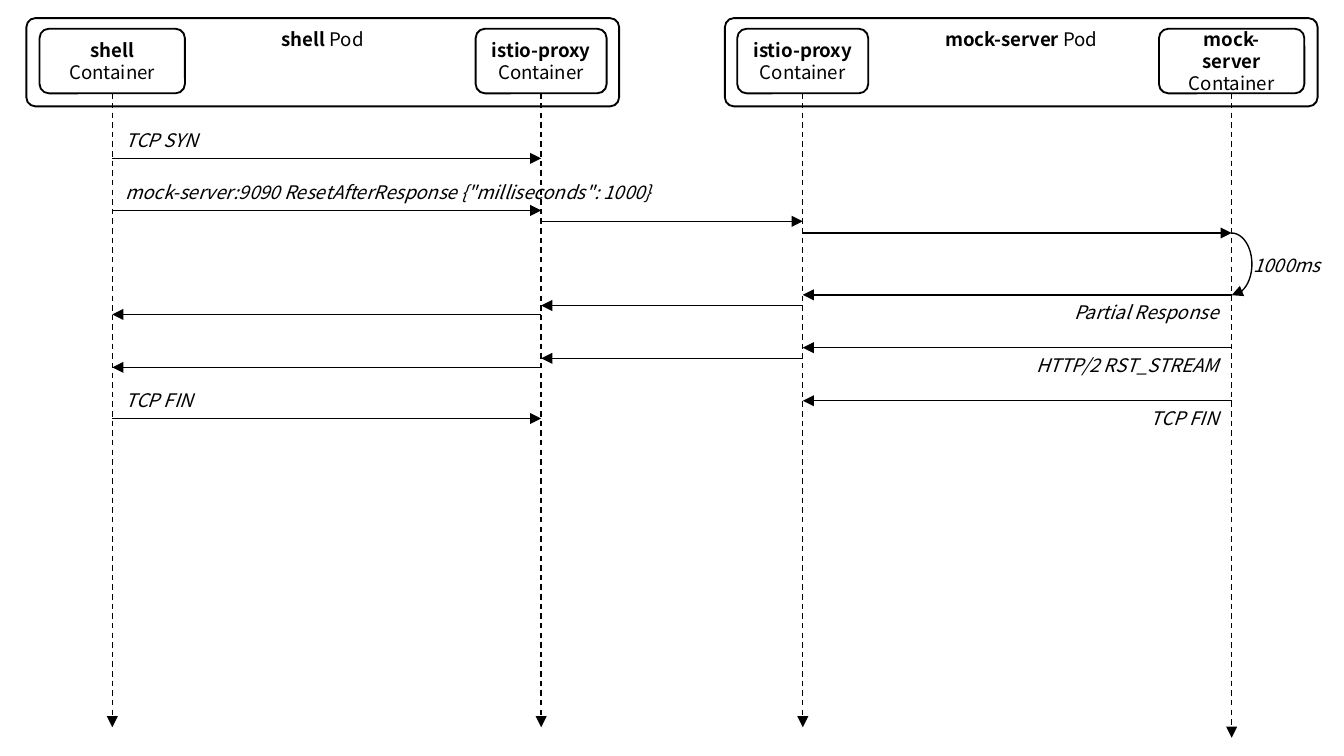
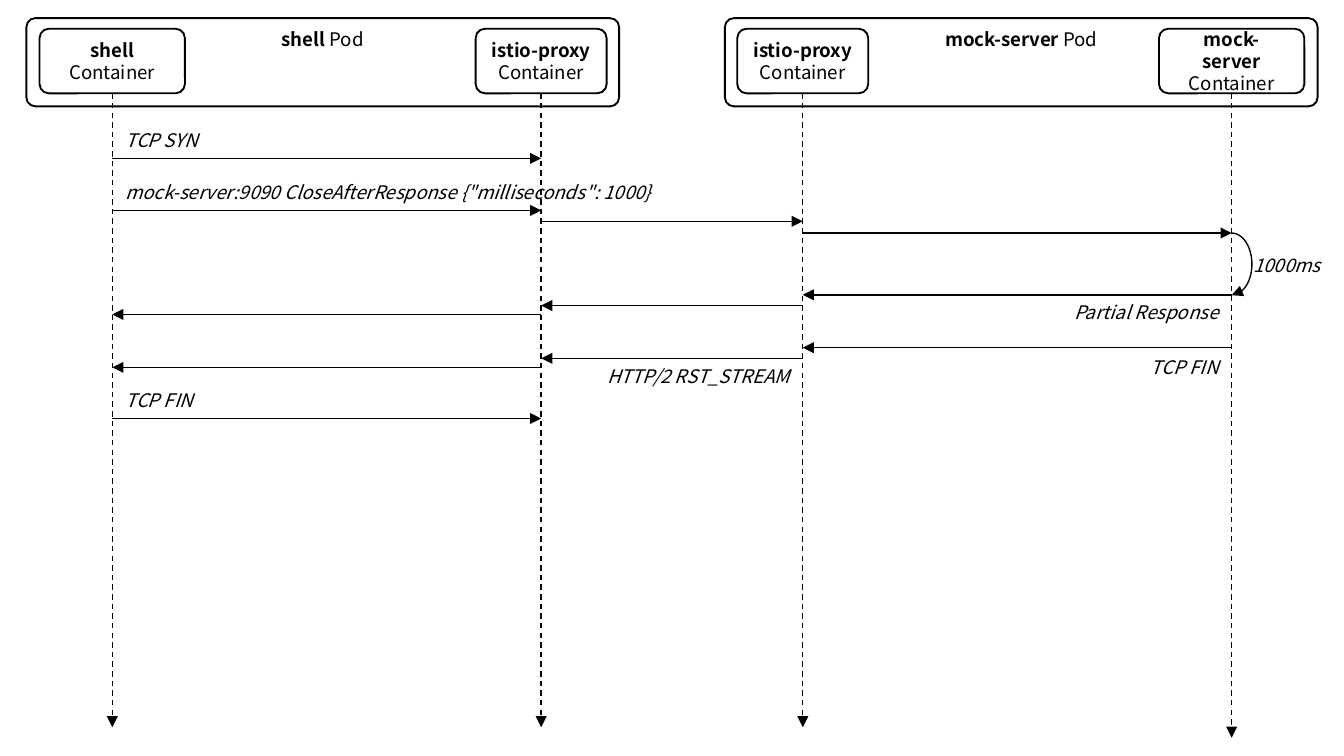
Before and after one commit to ssup2/blog-software, a slide deck: slide 28 of content/docs/theory-analysis/istio-sidecar-proxy-access-log/images/images.pptx (slide 23 before the commit). Drawn at 1344x756 pixels with LibreOffice and Linux fonts; fonts in the diff are those of the drawing. Boxes give left, top, right and bottom in pixels: in the first picture for what was removed or moved away, otherwise in the second. Text is boxed around its words. In the diff, an @@ line names an element or a change of style, - is before the commit and + after.

```diff
--- a/content/docs/theory-analysis/istio-sidecar-proxy-access-log/images/images.pptx
+++ b/content/docs/theory-analysis/istio-sidecar-proxy-access-log/images/images.pptx
@@ text at [125,180,651,206]: text changed @@
-mock-server:9090 ResetAfterResponse {"milliseconds": 1000}
+mock-server:9090 CloseAfterResponse {"milliseconds": 1000}
@@ text "HTTP/2 RST_STREAM": place and size @@
-text "HTTP/2 RST_STREAM" at [1036,357,1219,376]
+text "HTTP/2 RST_STREAM" at [607,368,790,387]
@@ text "TCP FIN": place and size @@
-text "TCP FIN" at [1151,411,1218,426]
+text "TCP FIN" at [1151,360,1218,375]
@@ arrow removed from (1231, 401) to (802, 401) @@
```
Also in this commit, not shown: 3 other slides changed, 5 slides added, 9 other files.
